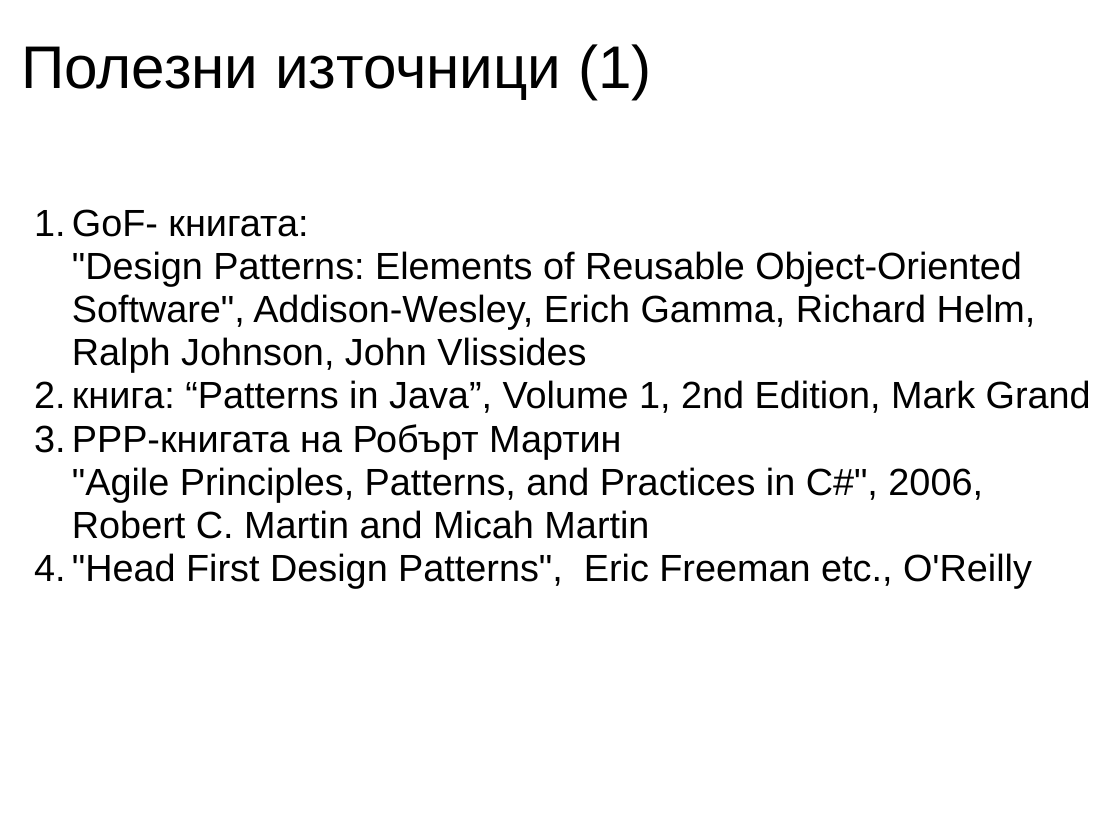
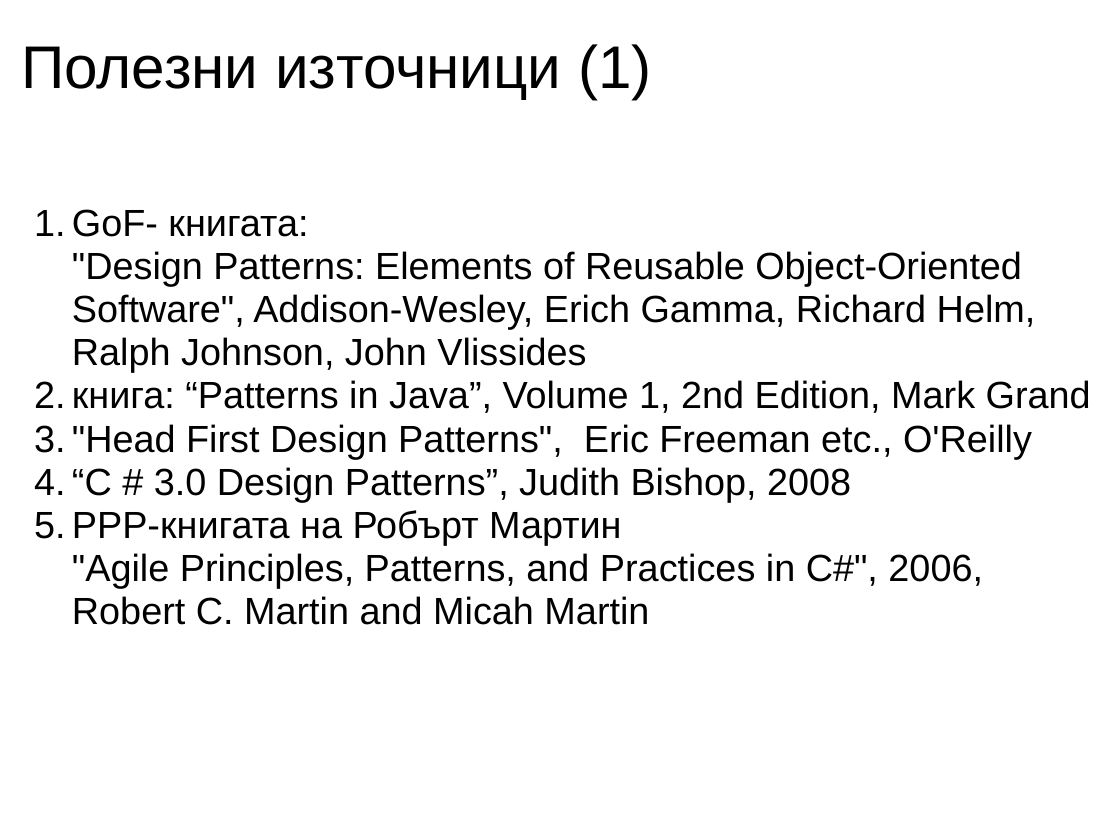
Before and after one commit to nikolaiweselinow/design-patterns-book, a slide deck: slide 7 of resources/Chapter-23-Memento/Chapter-23-Memento.ppt. Drawn at 1120x840 pixels with LibreOffice and Linux fonts; fonts in the diff are those of the drawing. Boxes give left, top, right and bottom in pixels: in the first picture for what was removed or moved away, otherwise in the second. Text is boxed around its words. In the diff, an @@ line names an element or a change of style, - is before the commit and + after.

```diff
--- a/resources/Chapter-23-Memento/Chapter-23-Memento.ppt
+++ b/resources/Chapter-23-Memento/Chapter-23-Memento.ppt
@@ subtitle at (x1=72, y1=424, x2=1032, y2=502): paragraphs added @@
+  3. "Head First Design Patterns", Eric Freeman etc., O'Reilly
+  4. “C # 3.0 Design Patterns”, Judith Bishop, 2008
@@ subtitle at (x1=72, y1=553, x2=1032, y2=588): paragraph removed @@
-  4. "Head First Design Patterns", Eric Freeman etc., O'Reilly
```
Also in this commit, not shown: 2 other files.
